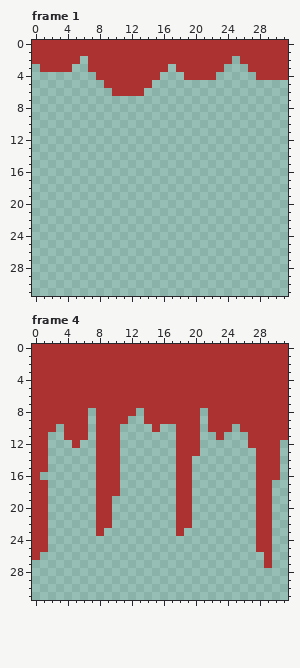
A pixel-art file gets an edit: Assets/Artwork/Control Panel/Animations/death.aseprite. The picture above is the old version.
32x32 pixels, 8 frames. Shown: frame 1, frame 4. The commit also changed other frames, which this record leaves out.
After the commit:
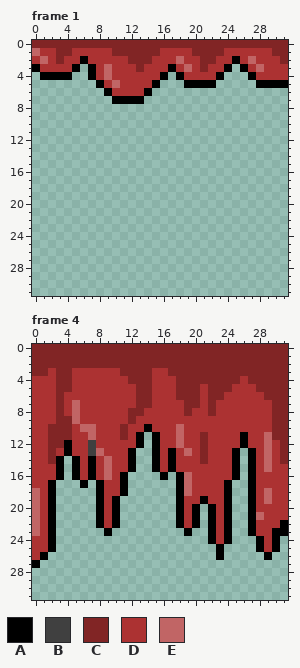
Palette (. is transparent): A #000000  B #404040  C #812525  D #ac3232  E #c16565
Change:
layer "Layer 3" added
layer "Layer 2" opacity 25% added
Changed rows in their new state; - is an unchanged pixel.
Frame 1, layers "Layer 2", "Layer 1", "Layer 3":
first column x 0:
 0 CCCCCCCCCCCCCCCCCCCCCCCCCCCCCCCC
 1 E--CC-----CCCCCC----CCCC------CC
 2 -E-C--A-----CCC---E--CC--A-E---C
 3 A----A-A-E---C---A-E-C--A-A-E---
 4 -AAAA--A-E------A-A----A---A----
 5 --------A-E----A---AAAA-----AAAA
 6 ---------A----A-----------------
 7 ----------AAAA------------------
Frame 4, layers "Layer 2", "Layer 1", "Layer 3":
first column x 0:
 0 CCCCCCCCCCCCCCCCCCCCCCCCCCCCCCCC
 1 CCCCCCCCCCCCCCCCCCCCCCCCCCCCCCCC
 2 CCCCCCCCCCCCCCCCCCCCCCCCCCCCCCCC
 3 CC-CC------CCCC--CCCCCCCCCCCCCCC
 4 ---CC-------CCC---CCCCCCCC-CCCCC
 5 ---CC--------CC---CCC-CCC---CCCC
 6 ---C---------CC---CCC-CC-----CCC
 7 ---C-E-------CC----CC-C-------CC
 8 ---C-E-D----CC-----C-DC-------CC
 9 ---CCE-D----CD-------D--------CC
10 --CCC-EE---CDDA-DDE--D---D----CC
11 --CCC--E---CDA-ADDE--CD-DDA--ECC
12 --CCA-DB---DDA-ADDE--CDDDDA--E-C
13 --CDADDBE--DA--ADA-E-CDDDA-A-E-C
14 --CA-ADA-E-DA--ADA--DCDDDA-A-E-C
15 --DA-ADA-E-DA--ADA--DDDDDA-A-E-D
16 -DDA-ADA-E-A----A-AEDDDDDA-A---D
17 --A---A-A--A------AEDDDDA--A--DD
18 E-A-----A--A------AEDDDDA--A-EDD
19 E-A-----A-A-------A-DADDA--A-EDD
20 E-A-----A-A-------A-A-ADA--A--DD
21 E-A-----A-A-------A-A-ADA--AE-DD
22 E-A-----A-A-------A-A-ADA--A--DA
23 E-A-----.A--------.A--ADA--A--AA
24 --A-------------------ADA---A-A-
25 --A--------------------A----A-A-
26 -A---------------------A-----A--
27 A----------------------------.--
